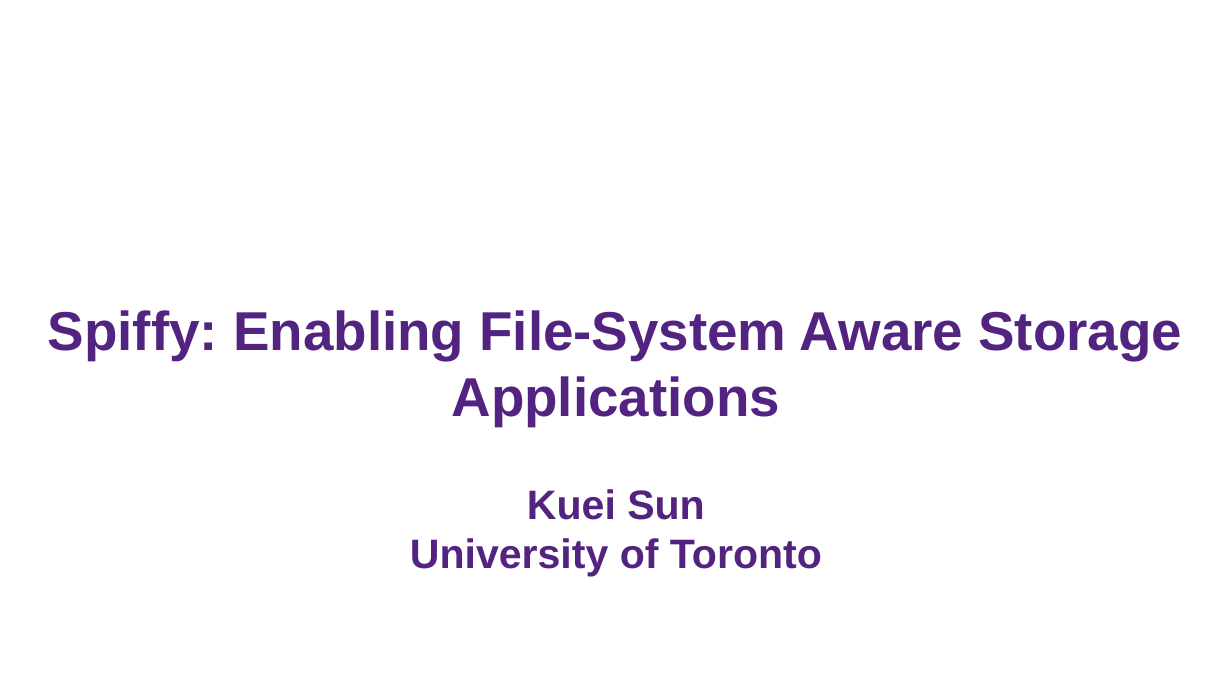
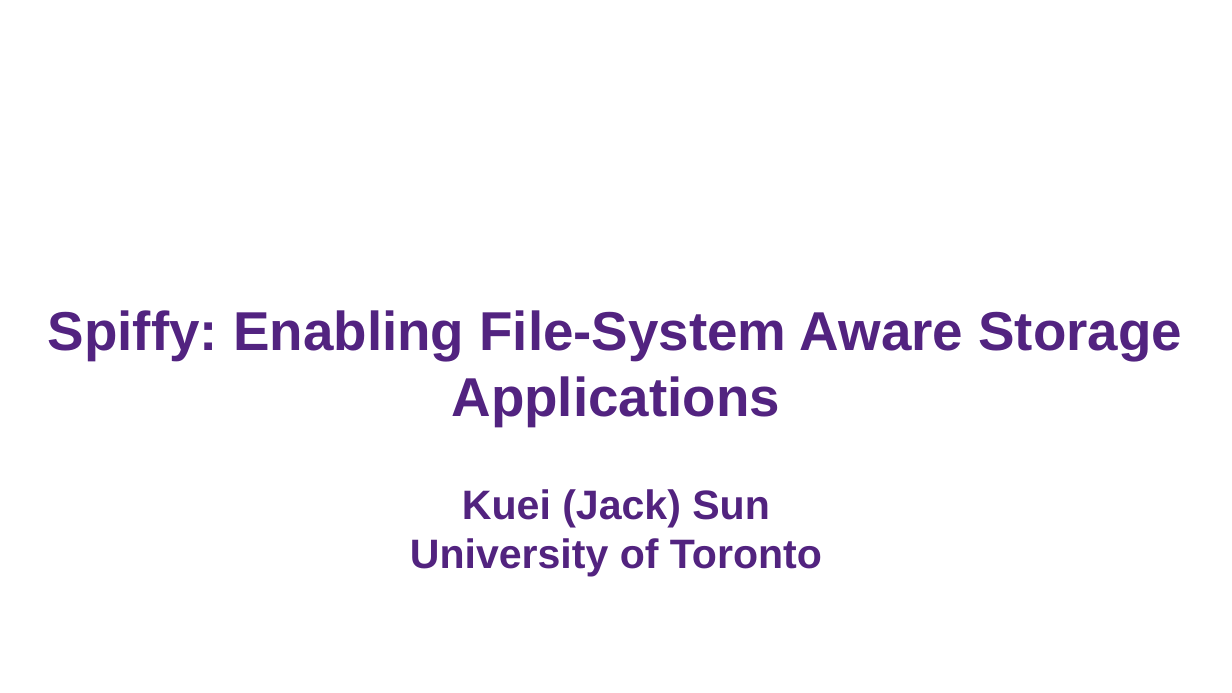
Before and after one commit to jacksun007/spiffy-paper, a slide deck: slide 1 of talk/sdc18_spiffy.pptx. Drawn at 1232x693 pixels with LibreOffice and Linux fonts; fonts in the diff are those of the drawing; background and template pictures are left out. Boxes give left, top, right and bottom in pixels: in the first picture for what was removed or moved away, otherwise in the second. Text is boxed around its words. In the diff, an @@ line names an element or a change of style, - is before the commit and + after.

```diff
--- a/talk/sdc18_spiffy.pptx
+++ b/talk/sdc18_spiffy.pptx
@@ subtitle at (410, 489, 822, 577): text changed @@
-Kuei Sun
-University of Toronto
+Kuei (Jack) Sun
+University of Toronto
```
Also in this commit, not shown: 1 other slide changed, 1 slide added, 1 other file.
